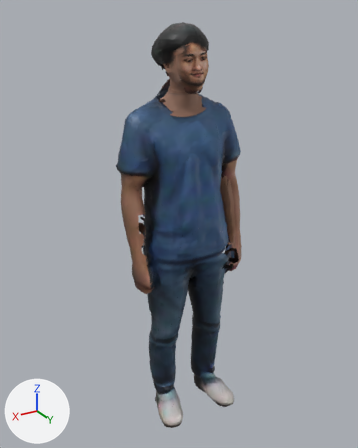
An edit to the glTF model public/models/ma/nhanvat/tp-033.glb, drawn before and after from the same camera.
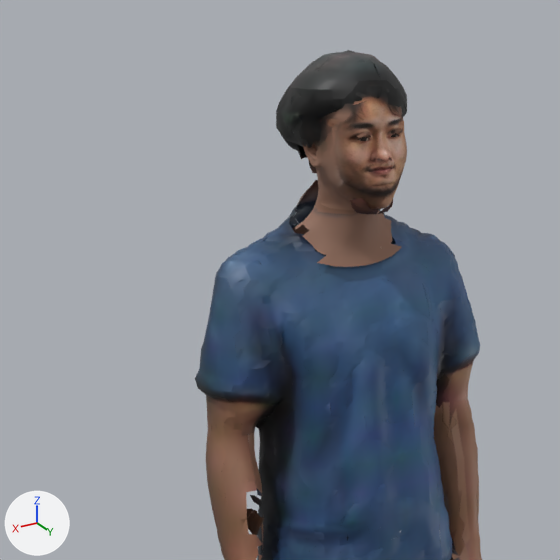
Each version is shown whole from a 50 mm lens placed at (0.989, 1.574, 1.717), pointed at (0.018, -0.045, 0.908), then close up on the part from 9% to 77% of the width and 0% to 55% of the height. Every picture has the same lights, and +X, +Y and +Z are marked at lower left. The last two pictures show the newer version. Vertices at exactly the same position are counted once.

In view in the first close-up: 'Body'.
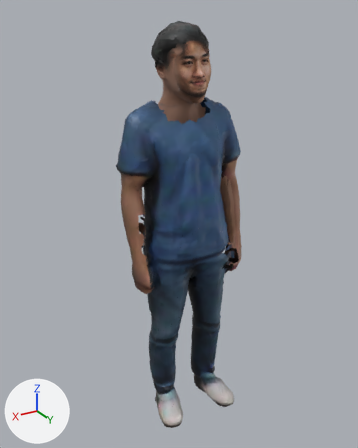
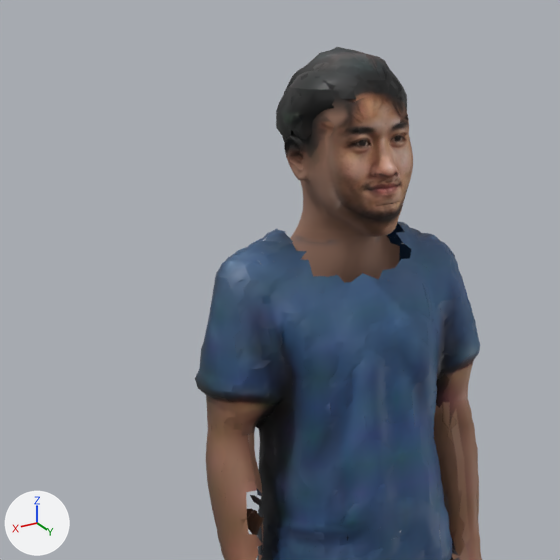
The edits, one by one:
me_body is used by ob_body; location (0.0, 0.0, 0.0).
me_body had 15665 vertices, 24118 faces and spanned x -0.26..0.26, y -0.18..0.18, z 0.0..1.68.
me_body now has 15571 vertices, 23394 faces and spans x -0.26..0.26, y -0.18..0.18, z 0.0..1.68.
me_body part 1: 884 vertices moved from x -0.06..0.1, y -0.11..0.09, z 1.37..1.66 to x -0.07..0.1, y -0.17..0.09, z 1.34..1.68; 3392 vertices removed from x -0.1..0.12, y -0.17..0.09, z 1.33..1.66; 3298 vertices added at x -0.13..0.13, y -0.18..0.1, z 1.29..1.68.
me_body part 2: 381 kept faces spanning x -0.06..0.1, y -0.17..0.09, z 1.36..1.68 get new texture (UV) coordinates.

Pixel boxes [x1, y1, x2, y2] of what changed, in the close-ups (560 x 560 px; the box of a moved part takes in the faces that stretch with it):
'Body', reshaped
    before: [195, 50, 482, 560]
    after: [195, 47, 482, 560]
part 1 of me_body, moved or reshaped
    before: [263, 69, 407, 269]
    after: [260, 47, 413, 306]
part 2 of me_body, surface changed
    before: [307, 92, 404, 257]
    after: [282, 47, 403, 260]
